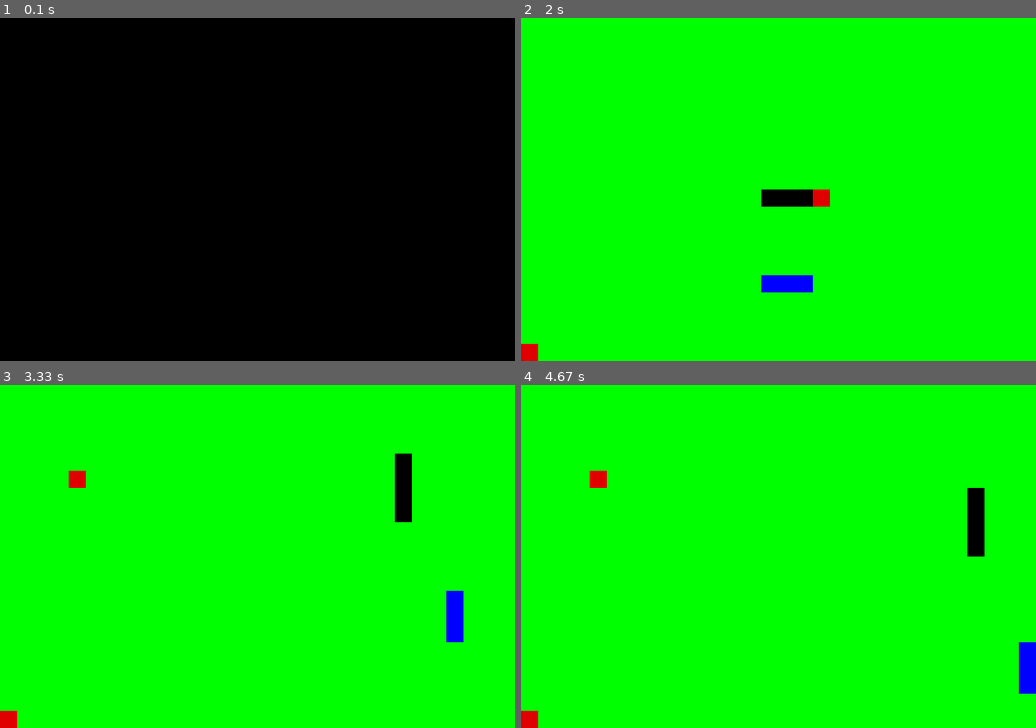
Above: before the commit, frames 1-4 (two rows, left to right).
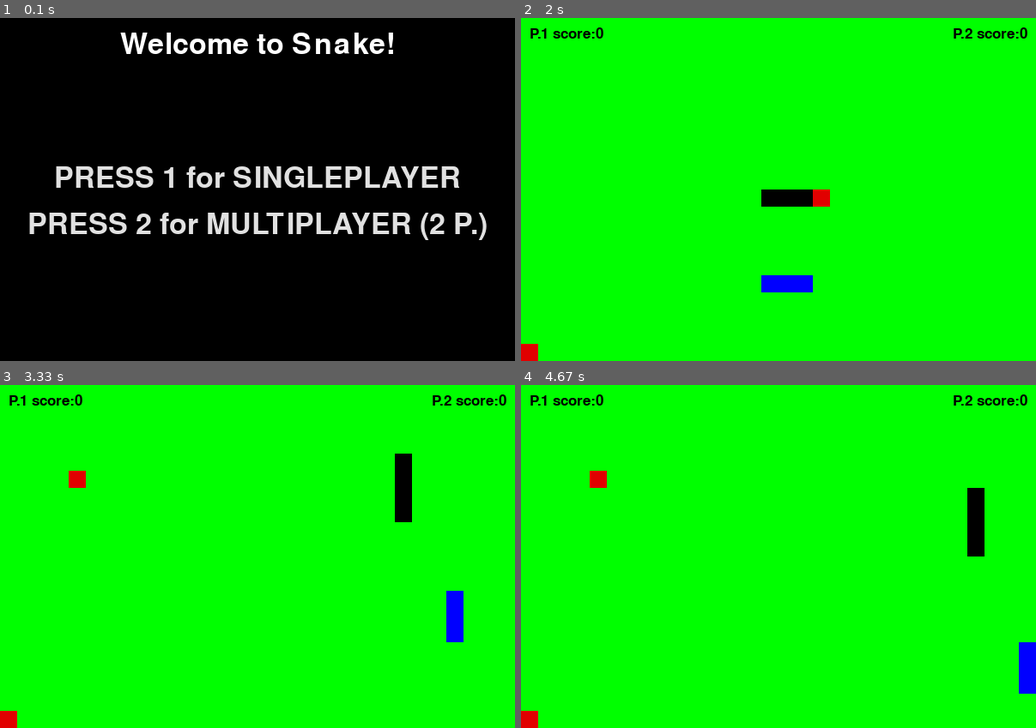
Above: after the commit, the same moments.

Repository: ez-cyver/pygame
Game: pygame game, started from snake.py
The game is run twice, just before and just after one commit, with the same random seed, the same clock (stepped at 60 frames per second) and the same inputs.
Inputs:
- Up to frame 1 (0.1 s): no input
- Up to frame 2 (2 s): tap 2 at 0.33 s; tap Space at 0.67, 1.83 s; tap S at 1 s; hold Right 1.33-1.8 s
- Up to frame 3 (3.33 s): hold Up 2.17-2.47 s; hold Right 2.5-2.97 s; hold D 2.5-2.97 s; hold Up from 3 s (still down); hold W from 3 s (still down)
- Up to frame 4 (4.67 s): release Up at 3.53 s; release W at 3.53 s; hold Right 3.57-3.87 s; hold D 3.57-3.87 s; hold Down 3.9-4.3 s; hold S 3.9-4.3 s

The runs differ from the first frame. In frame 1, 6.5% of the frame differs, in the area x 5-95%, y 4-65%; in frame 2, 0.4%; in frame 3, 0.4%; in frame 4, 0.4%.

Commit message:
Update snake.py

Diff:
--- a/snake.py
+++ b/snake.py
@@ -24,10 +24,11 @@
 
 move_delay = 100
 move_timer = 0
-
+#scores
 score = 0
 record_score = 0
-
+score_player_1 = 0
+score_player_2 = 0
 #establish colors
 
 black = (0,0,0)
@@ -99,6 +100,8 @@
                     move_timer = 0
                     game_state = "play"
                     score = 0
+                    score_player_1 = 0
+                    score_player_2 = 0
 
 
             elif game_state == "play":
@@ -129,27 +132,39 @@
                     change_x_2 = 0
                     change_y_2 = block_size
 
+    if game_state == "select gamemode":
+        window.fill(black)
+        welcome_text = font1.render(
+            "Welcome to Snake!", True, (255, 255, 255)
+        )
+        singleplayer_text = font1.render(
+            "PRESS 1 for SINGLEPLAYER", True, (225, 225, 225)
+        )
+        multyplayer_text = font1.render(
+            "PRESS 2 for MULTIPLAYER (2 P.)", True, (225, 225,225)
+        )
+
+        window.blits([
+            (welcome_text, (width//2 - welcome_text.get_width()//2, height//2 + welcome_text.get_height() - 220)),
+            (singleplayer_text, (width//2 - singleplayer_text.get_width()//2, height//2 - 30)),
+            (multyplayer_text, (width//2 - multyplayer_text.get_width()//2, height//2 + singleplayer_text.get_height() - 10))
+        ])
+
+
     if game_state == "start":
         window.fill(black)
         start_text = font1.render(  #creating the start text
             "press SPACE to start", True, (255, 255, 255)
         )
-        window.blit(   #position the start text
-            start_text, (width//2 - start_text.get_width()//2, height//2)
-        )
         controll_text= font2.render(   #creating the controll text
             "controll with arrow keys", True, (225, 225, 225)
         )
-        window.blit( #position the controll text
-            controll_text, (width//2 - controll_text.get_width()//2, height//2 + start_text.get_height() - 130)
-        )
-        welcome_text = font1.render(   #create welcome text
-            "Welcome to Snake!", True, (255, 255, 255)
-        )
-        window.blit(   #position the welcome text
-            welcome_text, (width//2 - welcome_text.get_width()//2, height//2 + start_text.get_height() - 220)
-        )
-
+
+        window.blits([
+            (start_text, (width//2 - start_text.get_width()//2, height//2)),
+            (controll_text, (width//2 - controll_text.get_width()//2, height//2 + start_text.get_height() - 130))
+
+        ])
 
     elif game_state == "play":
         if move_timer >= move_delay:
@@ -157,13 +172,15 @@
             new_head_1 = [snake_body_1[0][0] + change_x_1, snake_body_1[0][1]+change_y_1]
             snake_body_1.insert(0,new_head_1) #adds a new body
             if new_head_1 == apple_pos_1:
-                score += 1
+                if multyplayer == False:
+                    score += 1
+
                 apple_pos_1 = [
                     random.randrange(0, width, block_size),
                     random.randrange(0, height, block_size),
                 ]
             elif multyplayer == True and new_head_1 == apple_pos_2:
-                score += 1
+                score_player_1 += 1
                 apple_pos_2 = [
                     random.randrange(0, width, block_size),
                     random.randrange(0, height, block_size),
@@ -174,6 +191,8 @@
                 if record_score < score:
                     record_score += 1
 
+
+
             sanke_dead = False
 
             if(
@@ -195,13 +214,13 @@
                 new_head_2 = [snake_body_2[0][0] + change_x_2, snake_body_2[0][1]+change_y_2]
                 snake_body_2.insert(0,new_head_2) #adds a new body
                 if new_head_2 == apple_pos_1:
-                    score += 1
                     apple_pos_1 = [
                         random.randrange(0, width, block_size),
                         random.randrange(0, height, block_size),
                     ]
+                    score_player_2 += 1
                 elif new_head_2 == apple_pos_2:
-                    score += 1
+                    score_player_2 += 1
                     apple_pos_2 = [
                         random.randrange(0, width, block_size),
                         random.randrange(0, height, block_size),
@@ -247,16 +266,27 @@
                 score_render = font2.render(
                     f"current score: {score}", True, (0, 0, 0)
                 )
-                window.blit(
-                    score_render, (10, 10)
-                )
                 record_score_render = font2.render(
                     f"best score: {record_score}", True, (0, 0, 0)
                 )
-                window.blit(
-                    record_score_render, (width - record_score_render.get_width() - 10, 10)
-                )
-
+
+                window.blits([
+                    (score_render, (10, 10)),
+                    (record_score_render, (width - record_score_render.get_width() - 10, 10))
+                ])
+
+            if multyplayer == True:
+                score_player_1_render = font2.render(
+                    f"P.1 score:{score_player_1}", True, (0, 0, 0)
+                )
+                score_player_2_render = font2.render(
+                    f"P.2 score:{score_player_2}", True, (0, 0, 0)
+                )
+
+                window.blits([
+                    (score_player_1_render, (10, 10)),
+                    (score_player_2_render, (width - score_player_2_render.get_width() - 10, 10))
+                ])
             #draw snake
             for block in snake_body_1:
                 pygame.draw.rect(window, black, [block[0], block[1], block_size, block_size])
@@ -277,23 +307,19 @@
         game_over_text = font1.render(  #creating the start text
                     f"GAME OVER your score is {score}", True, (255, 255, 255)
         )
-        window.blit(   #position the game over text
-            game_over_text, (width//2 - game_over_text.get_width()//2, height//2 + start_text.get_height() - 220)
-        )
 
         retry_text = font1.render(
             "Press SPACE for RETRY", True, (225, 225, 225)
         )
-        window.blit( #position the controll text
-            retry_text, (width//2 - retry_text.get_width()//2, height//2 + start_text.get_height() - 130)
-        )
         quit_text = font2.render(
             "Press q for QUIT",True, (225, 225, 225)
         )
-        window.blit(
-            quit_text, (width//2 - quit_text.get_width()//2, height//2)
-        )
-
+
+        window.blits([
+            (game_over_text, (width//2 - game_over_text.get_width()//2, height//2 + start_text.get_height() - 220)),
+            (retry_text, (width//2 - retry_text.get_width()//2, height//2 + start_text.get_height() - 130)),
+            (quit_text, (width//2 - quit_text.get_width()//2, height//2))
+        ])
 
     dt = clock.tick(60) #set timespeed (60fps)
     move_timer += dt
